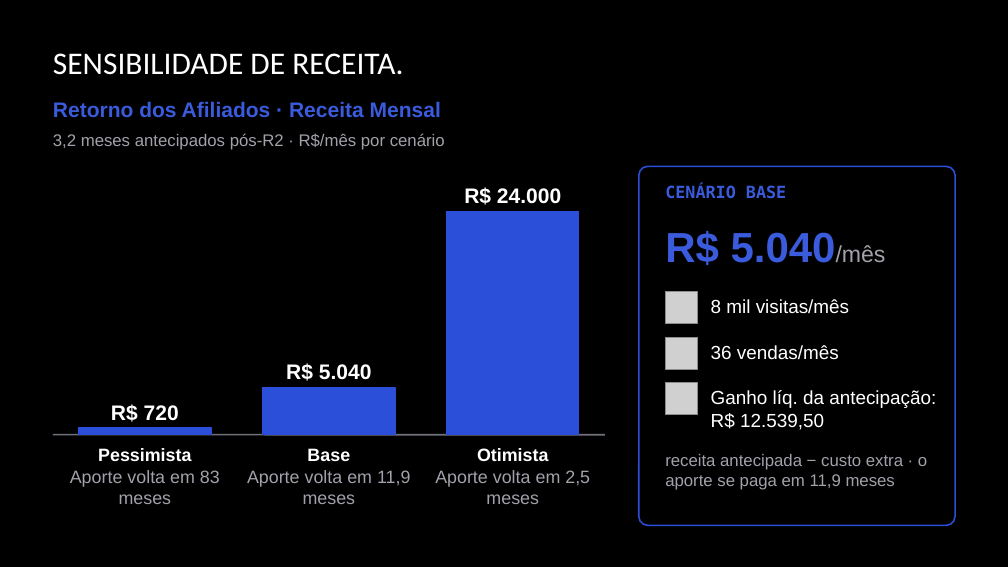
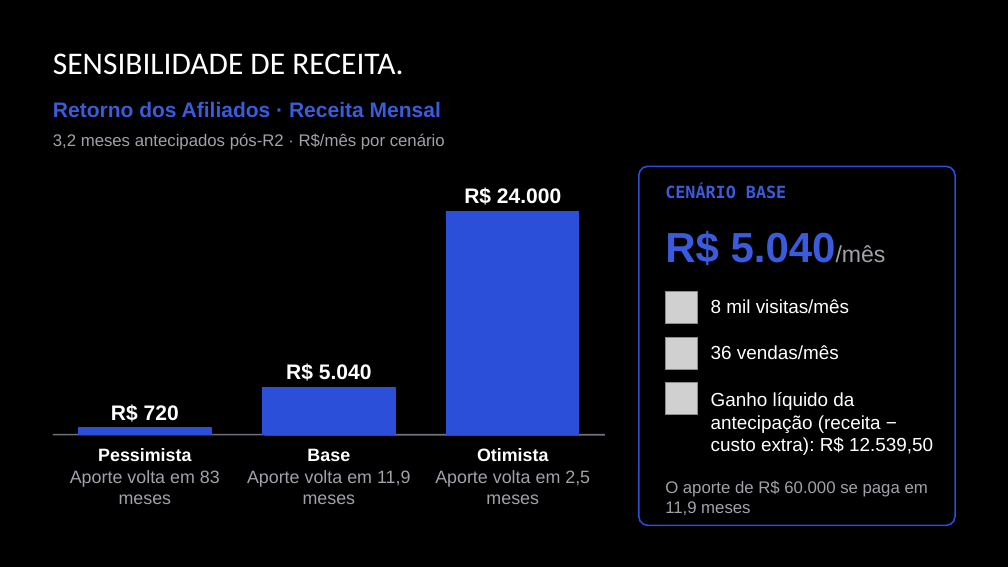
Before and after one commit to victor-lis-bronzo/gestao_empresarial_4sem, a slide deck: slide 17 of apresentacao_final/entregaveis/Gestão - HardDex v3.pptx. Drawn at 1008x567 pixels with LibreOffice and Linux fonts; fonts in the diff are those of the drawing; grey boxes stand for pictures. Boxes give left, top, right and bottom in pixels: in the first picture for what was removed or moved away, otherwise in the second. Text is boxed around its words. In the diff, an @@ line names an element or a change of style, - is before the commit and + after.

```diff
--- a/apresentacao_final/entregaveis/Gestão - HardDex v3.pptx
+++ b/apresentacao_final/entregaveis/Gestão - HardDex v3.pptx
@@ text at box(711, 392, 933, 455): text changed @@
-Ganho líq. da antecipação: R$ 12.539,50
+Ganho líquido da antecipação (receita − custo extra): R$ 12.539,50
@@ text at box(665, 481, 928, 515): text changed @@
-receita antecipada − custo extra · o aporte se paga em 11,9 meses
+O aporte de R$ 60.000 se paga em 11,9 meses
```
Also in this commit, not shown: 9 other slides changed, 9 other files.
